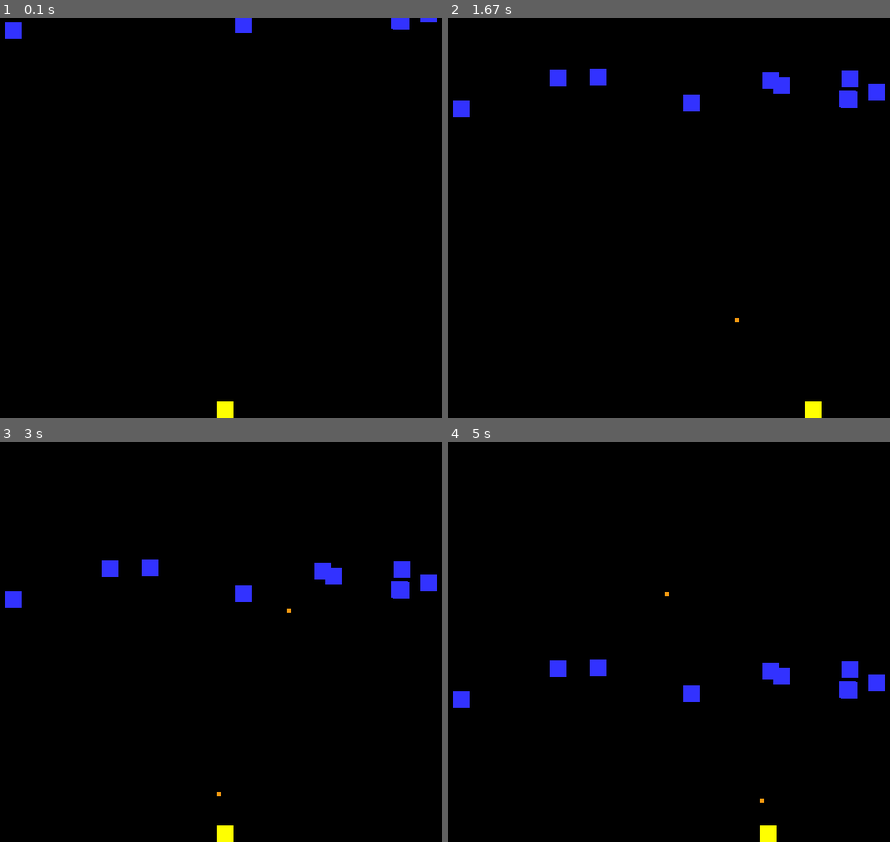
Above: before the commit, frames 1-4 (two rows, left to right).
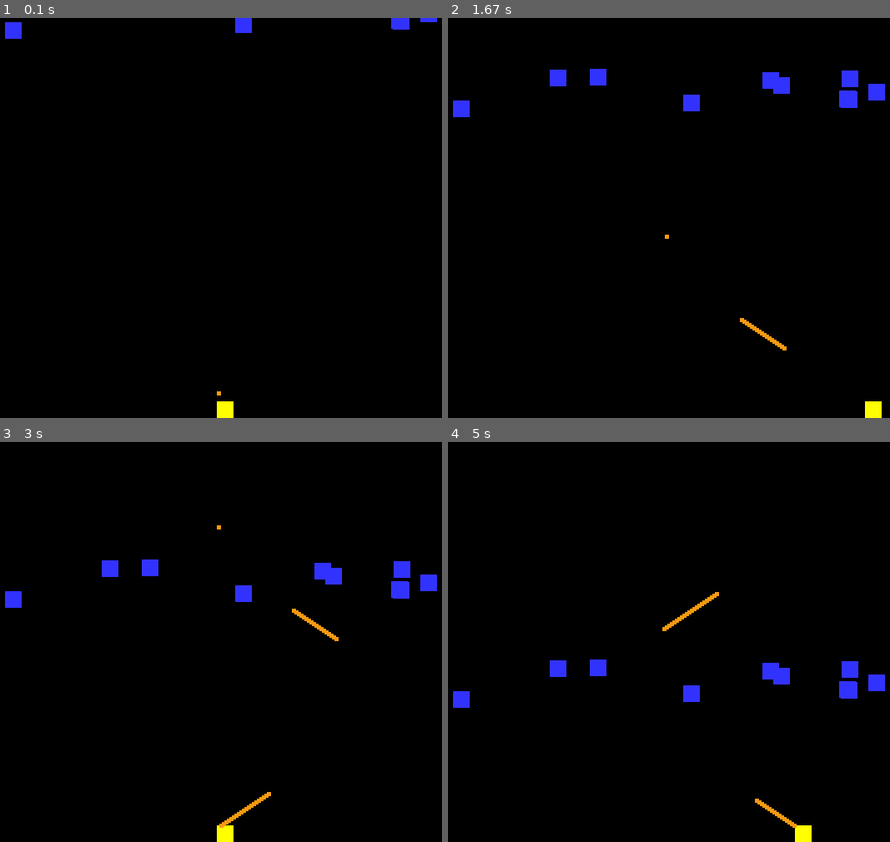
Above: after the commit, the same moments.

Repository: BrunoCecco/Year12-CompSci
Game: pygame game, started from Python tasks/PyGame/invaders.py
The game is run twice, just before and just after one commit, with the same random seed, the same clock (stepped at 60 frames per second) and the same inputs.
Inputs:
- Up to frame 1 (0.1 s): no input
- Up to frame 2 (1.67 s): hold Right 0.33-0.8 s; hold Up 0.83-1.13 s; hold Right 1.17-1.63 s
- Up to frame 3 (3 s): hold Left 1.67-2.2 s; hold Left 2.23-2.63 s; hold Up from 2.67 s (still down)
- Up to frame 4 (5 s): release Up at 3.03 s; hold Right 3.07-3.7 s; hold Left 3.73-4.2 s; hold Right 4.23-4.7 s; hold Up from 4.73 s (still down)

The runs differ from the first frame. In frame 1, less than 0.1% of the frame differs, in the area x 49-50%, y 93-95%; in frame 2, 0.5%; in frame 3, 0.3%; in frame 4, 0.6%, in the area x 48-83%, y 37-100%.

Commit message:
update for the shmucks

Diff:
--- a/Python tasks/PyGame/invaders.py
+++ b/Python tasks/PyGame/invaders.py
@@ -35,6 +35,10 @@
 
     def update(self):
         self.rect.x = self.rect.x + self.speed
+        if self.rect.x >= size[0]:
+            self.rect.x = 0
+        elif self.rect.x <= 0:
+            self.rect.x = 0
 
     bullet_count = 50
 
@@ -77,11 +81,11 @@
 all_sprites_group = pygame.sprite.Group()
 invader_group = pygame.sprite.Group()
 bullet_group = pygame.sprite.Group()
-#bullet = Bullet(ORANGE, 2, 5, 5)
-#bullet_group.add(bullet)
-#all_sprites_group.add(bullet)
 player = Player(YELLOW, 20, 20)
-#bullet = Bullet(ORANGE, 2, 10, 10)
+bullet = Bullet(ORANGE, 2, 5, 5)
+bullet_group.add(bullet)
+all_sprites_group.add(bullet)
+
 
 all_sprites_group.add(player)
 
@@ -101,21 +105,22 @@
     for event in pygame.event.get():
         if event.type == pygame.QUIT:
             done = True
-        elif event.type == pygame.KEYDOWN: # - a key is down
-            if event.key == pygame.K_LEFT: # - if the left key pressed
-                player.player_set_speed(-3) # speed set to -3
-            elif event.key == pygame.K_RIGHT: # - if the right key pressed
-                player.player_set_speed(3) # speed set to 3
-        elif event.type == pygame.KEYUP: # - a key released
-            if event.key == pygame.K_LEFT or event.key == pygame.K_RIGHT:
-                player.player_set_speed(0) # speed set to 0
 
-        if event.type == pygame.KEYDOWN:
-            if event.key == pygame.K_UP:
-                bullet = Bullet(ORANGE, 2, 5, 5)
-                bullet_group.add(bullet)
-                all_sprites_group.add(bullet)
-                bullet_hit_group = pygame.sprite.spritecollide(bullet, invader_group, True)
+    if event.type == pygame.KEYDOWN: # - a key is down
+        if event.key == pygame.K_LEFT: # - if the left key pressed
+            player.player_set_speed(-3) # speed set to -3
+        elif event.key == pygame.K_RIGHT: # - if the right key pressed
+            player.player_set_speed(3) # speed set to 3
+    if event.type == pygame.K_LEFT or event.type == pygame.K_RIGHT:
+        player.player_set_speed(0) # speed set to 0
+
+
+    if event.type == pygame.KEYDOWN:
+        if event.key == pygame.K_UP:
+            bullet = Bullet(ORANGE, 2, 5, 5)
+            bullet_group.add(bullet)
+            all_sprites_group.add(bullet)
+    bullet_hit_group = pygame.sprite.spritecollide(bullet, invader_group, True)
         # -- Game logic goes in here
     all_sprites_group.update()
     # -- Screen background is BLACK
